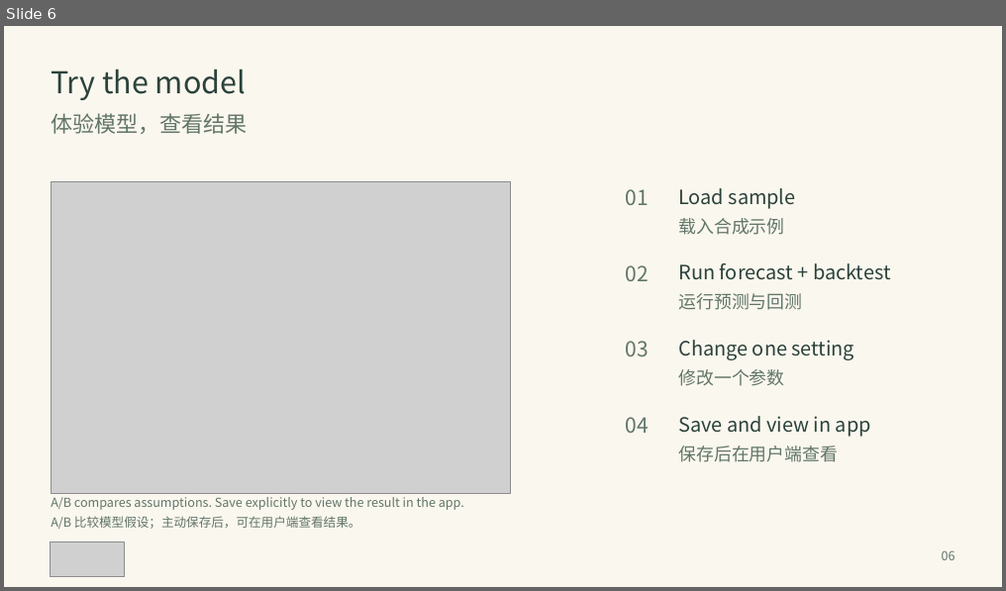
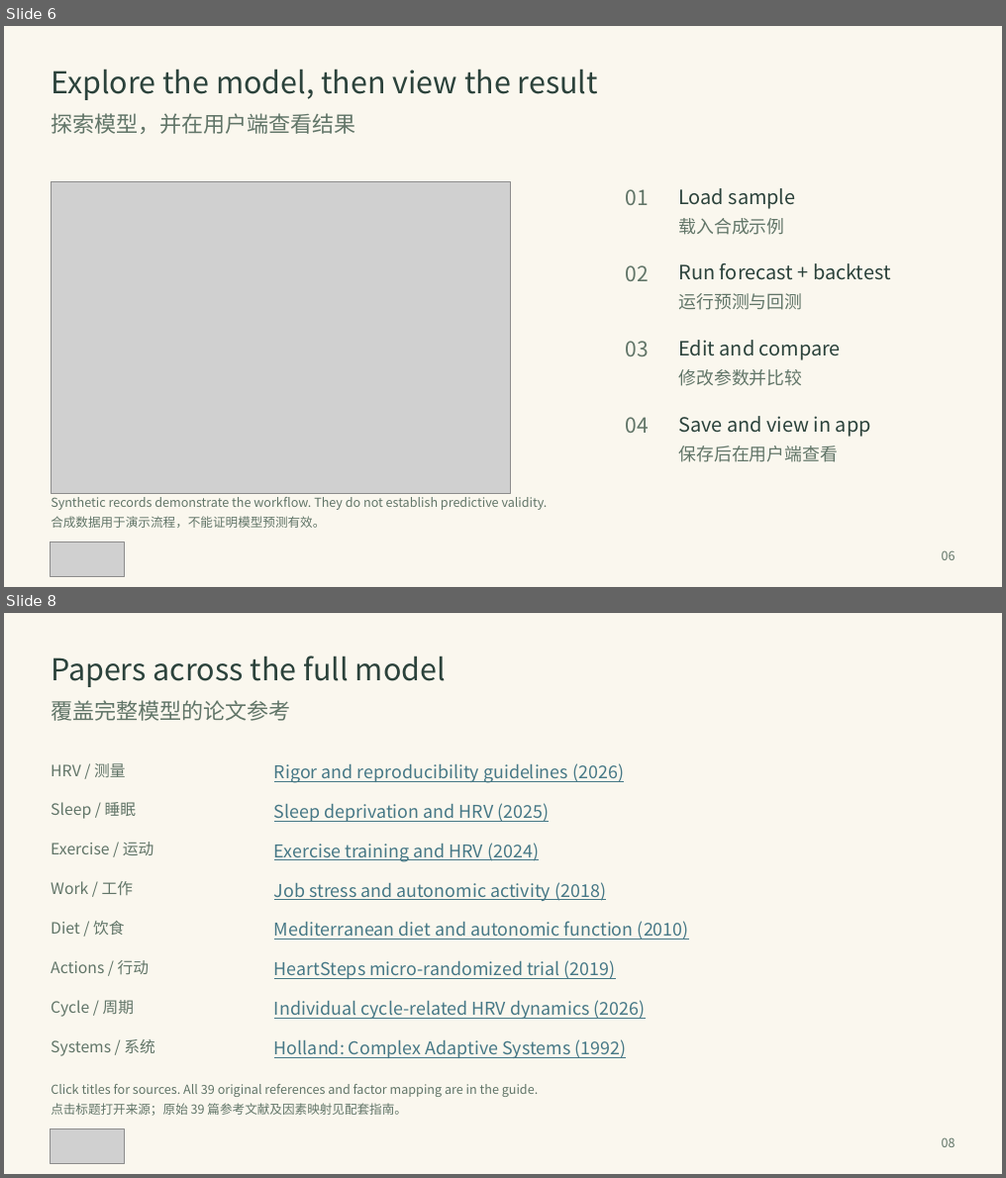
Before and after one commit to DiamondCao1996/mond-phone-preview, a slide deck: docs/demo/MOND_Adaptive_System_EN_ZH.pptx. Shown one above the other, each under a label of ours: slide 6 before the commit, slides 6 and 8 after it; the slides between them are not shown. The pictures are 1006x591 and 1006x1178 pixels, drawn with LibreOffice and Linux fonts; fonts in the diff are those of the drawing; grey boxes stand for pictures. Boxes give left, top, right and bottom in pixels: in the first picture for what was removed or moved away, otherwise in the second. Text is boxed around its words. In the diff, an @@ line names an element or a change of style, - is before the commit and + after.

Commit message:
Restore full physiological world-model scope and original evidence map

```diff
--- a/docs/demo/MOND_Adaptive_System_EN_ZH.pptx
+++ b/docs/demo/MOND_Adaptive_System_EN_ZH.pptx
@@ slide 8 added at (4, 613, 1002, 1174), background #FAF7EE @@
@@ text added at (51, 656, 446, 687), 29 pt, text #2B423B @@
+Papers across the full model
@@ text added at (51, 700, 291, 721), 21 pt, text #617568 @@
+覆盖完整模型的论文参考
@@ text added at (51, 763, 125, 777), 15 pt, text #617568 @@
+HRV / 测量
@@ text added at (274, 763, 624, 783), 17 pt, text #467886, underline @@
+Rigor and reproducibility guidelines (2026)
@@ text added at (51, 802, 136, 819), 15 pt, text #617568 @@
+Sleep / 睡眠
@@ text added at (274, 803, 549, 822), 17 pt, text #467886, underline @@
+Sleep deprivation and HRV (2025)
@@ text added at (51, 842, 153, 856), 15 pt, text #617568 @@
+Exercise / 运动
@@ text added at (274, 843, 539, 862), 17 pt, text #467886, underline @@
+Exercise training and HRV (2024)
@@ text added at (51, 881, 133, 895), 15 pt, text #617568 @@
+Work / 工作
@@ text added at (274, 882, 606, 901), 17 pt, text #467886, underline @@
+Job stress and autonomic activity (2018)
@@ text added at (51, 921, 124, 935), 15 pt, text #617568 @@
+Diet / 饮食
@@ text added at (274, 921, 689, 940), 17 pt, text #467886, underline @@
+Mediterranean diet and autonomic function (2010)
@@ text added at (51, 960, 149, 974), 15 pt, text #617568 @@
+Actions / 行动
@@ text added at (274, 960, 616, 979), 17 pt, text #467886, underline @@
+HeartSteps micro-randomized trial (2019)
@@ text added at (51, 1000, 134, 1017), 15 pt, text #617568 @@
+Cycle / 周期
@@ text added at (274, 1000, 646, 1019), 17 pt, text #467886, underline @@
+Individual cycle-related HRV dynamics (2026)
@@ text added at (51, 1040, 154, 1057), 15 pt, text #617568 @@
+Systems / 系统
@@ text added at (274, 1040, 627, 1059), 17 pt, text #467886, underline @@
+Holland: Complex Adaptive Systems (1992)
@@ text added at (51, 1084, 538, 1097), 12 pt, text #617568 @@
+Click titles for sources. All 39 original references and factor mapping are in the guide.
@@ text added at (51, 1103, 407, 1116), 12 pt, text #617568 @@
+点击标题打开来源；原始 39 篇参考文献及因素映射见配套指南。
@@ picture added at (50, 1130, 125, 1164) @@
@@ text added at (942, 1138, 955, 1148), 12 pt, text #617568 @@
+08
@@ slide 6 changed as well @@
@@ text at (51, 69, 598, 100): text changed @@
-Try the model
+Explore the model, then view the result
@@ text at (51, 113, 356, 134): text changed @@
-体验模型，查看结果
+探索模型，并在用户端查看结果
@@ text at (678, 340, 841, 361): text changed @@
-Change one setting
+Edit and compare
@@ text at (678, 370, 802, 386): text changed @@
-修改一个参数
+修改参数并比较
@@ text at (51, 497, 548, 510): text changed @@
-A/B compares assumptions. Save explicitly to view the result in the app.
+Synthetic records demonstrate the workflow. They do not establish predictive validity.
@@ text at (51, 516, 325, 528): text changed @@
-A/B 比较模型假设；主动保存后，可在用户端查看结果。
+合成数据用于演示流程，不能证明模型预测有效。
```
Also in this commit, not shown: 3 other slides changed, 3 other slides added, 4 slides removed, 3 other files.
